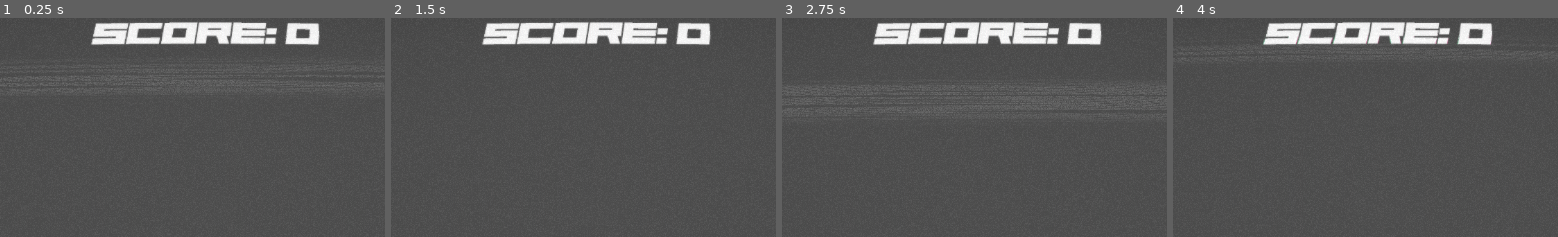
Above: before the commit, frames 1-4 (left to right).
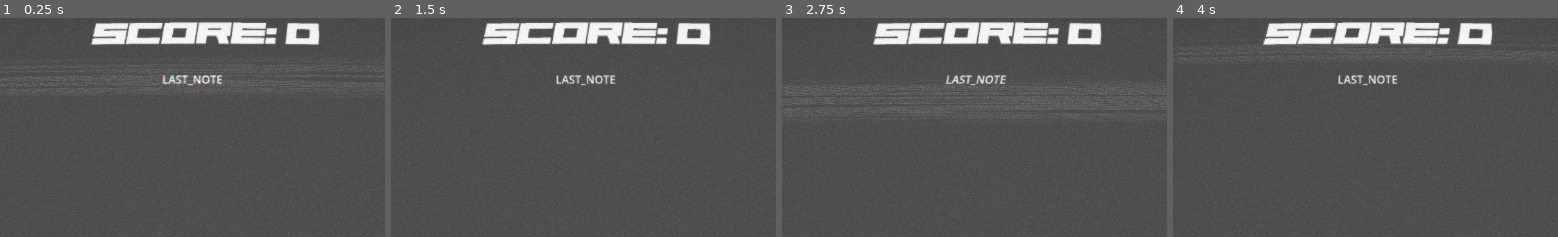
Above: after the commit, the same moments.

Repository: Calverin/Radio-Rideshare
Game: Godot game, scene res://Scenes/world.tscn
The game is run twice, just before and just after one commit, with the same random seed, the same clock (stepped at 60 frames per second) and the same inputs. This scene is started directly instead of the project's main scene. A sky picture missing from this copy of the repository is replaced by a grey-blue gradient.
Inputs:
- Up to frame 1 (0.25 s): no input
- Up to frame 2 (1.5 s): hold , (quick_right) 0.53-1.28 s; hold Space (honk) 0.53-1.28 s; hold Down (ui_down) from 1.28 s (still down); tap Space (honk) at 1.35 s
- Up to frame 3 (2.75 s): release Down (ui_down) at 2.03 s; hold , (quick_right) from 2.03 s (still down); hold Space (honk) from 2.03 s (still down); tap 1 (object_1) at 2.1 s
- Up to frame 4 (4 s): release , (quick_right) at 2.78 s; release Space (honk) at 2.78 s; hold Up (ui_up) 2.78-3.53 s; tap 2 (object_2) at 2.85 s; tap Space (honk) at 3.05 s; hold Shift (drift_left) from 3.53 s (still down); hold Space (honk) from 3.53 s (still down); tap 0 (object_clear) at 3.6 s
The pictures show only the part of the screen within x 23-73%, y 7-56%; the shares and areas given below are measured in that part.

The runs differ from the first frame. In frame 1, 0.5% of the frame differs, in the area x 42-58%, y 26-31%; in frame 2, 0.4%; in frame 3, 0.4%; in frame 4, 0.4%.
Error in both runs: Invalid access to property or key 'title' on a base object of type 'Nil'. (res://Scripts/song.gd:7)

Commit message:
UI Updated. Now have Good, Great, and Perfect!

Diff:
--- a/Scenes/Notes/tap_note.tscn
+++ b/Scenes/Notes/tap_note.tscn
@@ -2,11 +2,11 @@
 
 [ext_resource type="Script" path="res://Scripts/tap_note.gd" id="1_gcykg"]
 
+[sub_resource type="BoxShape3D" id="BoxShape3D_0ypvs"]
+size = Vector3(1, 1, 3.10925)
+
 [sub_resource type="BoxShape3D" id="BoxShape3D_vblne"]
 size = Vector3(1, 1, 2.05664)
-
-[sub_resource type="BoxShape3D" id="BoxShape3D_0ypvs"]
-size = Vector3(1, 1, 3.10925)
 
 [sub_resource type="BoxShape3D" id="BoxShape3D_0t7h1"]
 
@@ -27,14 +27,14 @@
 [node name="Good" type="Area3D" parent="."]
 
 [node name="GoodShape" type="CollisionShape3D" parent="Good"]
-transform = Transform3D(1, 0, 0, 0, 1, 0, 0, 0, 1, 0, 0, 0.52832)
-shape = SubResource("BoxShape3D_vblne")
+transform = Transform3D(1, 0, 0, 0, 1, 0, 0, 0, 1, 0, 0, 1.05463)
+shape = SubResource("BoxShape3D_0ypvs")
 
 [node name="Great" type="Area3D" parent="."]
 
 [node name="GreatShape" type="CollisionShape3D" parent="Great"]
-transform = Transform3D(1, 0, 0, 0, 1, 0, 0, 0, 1, 0, 0, 1.05463)
-shape = SubResource("BoxShape3D_0ypvs")
+transform = Transform3D(1, 0, 0, 0, 1, 0, 0, 0, 1, 0, 0, 0.52832)
+shape = SubResource("BoxShape3D_vblne")
 
 [node name="Perfect" type="Area3D" parent="."]
 
--- a/Scripts/Menus/ui.gd
+++ b/Scripts/Menus/ui.gd
@@ -3,12 +3,27 @@
 var score: int = 0
 var recent_hit: String = ""
 
+var default_score_text: String = "SCORE: "
 
-var default_score_text: String = "SCORE: "
-var default_last_note_text: String = ""
+enum Accuracy {NONE, MISS, GOOD, GREAT, PERFECT}
+var current_accuracy: Accuracy = Accuracy.NONE
+var accuracies: Array[String] = [
+	"",
+	"res://Assets/Texts/Perfect.png",
+	"res://Assets/Texts/Good.png",
+	"res://Assets/Texts/Great.png",
+	"res://Assets/Texts/Perfect.png"
+]
+var image = Image.new()
 
 func _process(_delta):
 	if (len(get_children()) <= 0):
 		return
-	$Score.text = str(default_score_text, UI.score);
-	$NoteHit.text = str(default_last_note_text, UI.recent_hit);
+	$Score.text = str(default_score_text, UI.score)
+	if (UI.current_accuracy != Accuracy.NONE):
+		UI.image.load(accuracies[UI.current_accuracy])
+		$NoteHit.texture = ImageTexture.create_from_image(UI.image)
+
+#preload("res://Assets/Texts/Miss.png"),
+#	preload("res://Assets/Texts/Good.png"),
+#	preload("res://Assets/Texts/Great.png"),
--- a/Scripts/car.gd
+++ b/Scripts/car.gd
@@ -20,7 +20,7 @@
 		for object: Area3D in get_tree().get_nodes_in_group("inside_notes"):
 			var hit: Array = object.score(self)
 			UI.score += hit[0]
-			UI.recent_hit = hit[1]
+			UI.current_accuracy = hit[1]
 			object.remove_from_group("inside_notes")
 			break
 	if (Input.is_action_pressed("drift_left")):
--- a/Scripts/tap_note.gd
+++ b/Scripts/tap_note.gd
@@ -4,8 +4,8 @@
 	if ($Good.overlaps_area(playerbox)):
 		if ($Great.overlaps_area(playerbox)):
 			if ($Perfect.overlaps_area(playerbox)):
-				return [300, "Perfect"]
-			return [200, "Great"]
-		return [100, "Good"]
+				return [300, UI.Accuracy.PERFECT]
+			return [200, UI.Accuracy.GREAT]
+		return [100, UI.Accuracy.GOOD]
 	queue_free()
-	return [0, "Miss"]
+	return [0, UI.Accuracy.MISS]
Binary file added: Assets/Texts/Good.png
Not shown, added: Assets/Texts/Good.png.import
Binary file added: Assets/Texts/Great.png
Not shown, added: Assets/Texts/Great.png.import
Binary file added: Assets/Texts/Perfect.png
Not shown, added: Assets/Texts/Perfect.png.import
